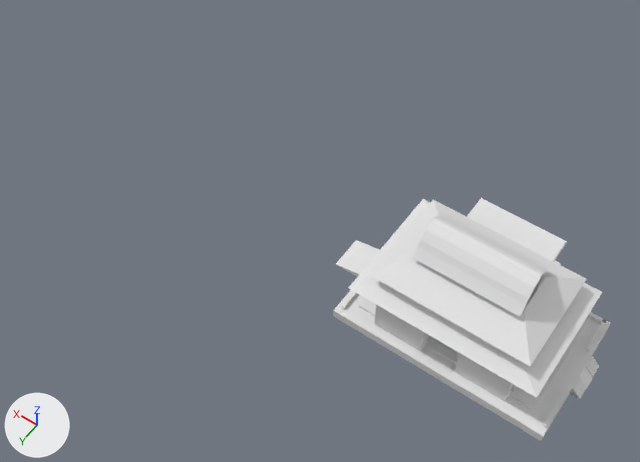
What one commit did to the Blender file 1_working/rongklang2.blend.
The view is the same before and after, from a 50 mm lens placed at (-221.0, 870.0, 1235.0), pointed at (357.0, 62.0, -35.0). Every picture has the same lights, and +X, +Y and +Z are marked at lower left.

The first picture shows 'Cube', 'Cylinder.010', 'Plane', 'bandai.001', 'ground', 'roof', 'roof2'.
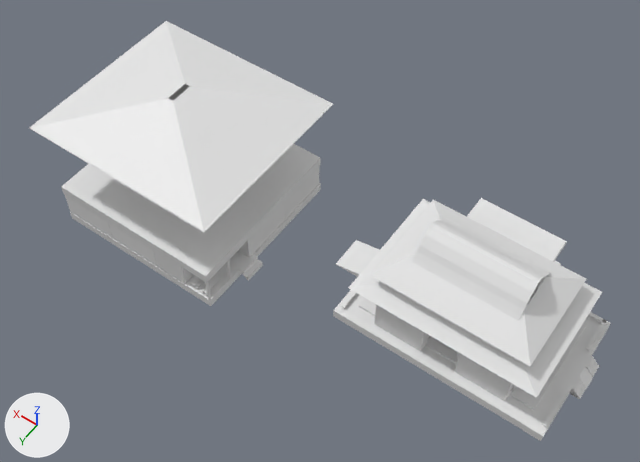
The newer file is also rescaled (x0.112), turned or shifted as a whole; pictures and numbers use the older file's frame.

Pixel boxes (x1, y1, x2, y2) of what changed, in the pictures (640 x 462 px):
'roof.001', added
    after: (29, 21, 333, 306)
'roof.002', added
    after: (61, 144, 321, 282)
'Plane', moved
    before: (412, 213, 552, 317)
    after: (412, 218, 551, 321)
'Cube.001', added
    after: (64, 167, 319, 266)
'Cube.005', added
    after: (153, 249, 194, 284)
'Cube.003', added
    after: (239, 254, 263, 281)
'table.001', added
    after: (189, 275, 223, 296)
'Cube.002', added
    after: (205, 260, 231, 300)

The change, as a diff of the scene's bpy script:
```diff
--- a/1_working/rongklang2.blend.py
+++ b/1_working/rongklang2.blend.py
@@ mat_material @@
+mat_material = diffuse_material('Material')
+mat_material.base_color = (0.8, 0.8, 0.8)  # white #e7e7e7
@@ me_cube_000 @@
+me_cube_000.from_pydata(...)  # 20 vertices, 11 faces; spans x -1.5..1.5, y -12.6..15.5, z -18.2..5.1
@@ me_cube @@
+me_cube.from_pydata(...)  # 352 vertices, 512 faces; spans x -9.67..3.24, y -6.71..6.64, z -2.96..-0.83
+me_cube.materials.append(mat_material)  # white #e7e7e7
@@ me_cube_011 @@
+me_cube_011.from_pydata(...)  # 4576 vertices, 6864 faces; spans x -23.0..29.0, y 45.0..196.0, z -385.0..-356.0
@@ me_cube_012 @@
+me_cube_012.from_pydata(...)  # 200 vertices, 150 faces; spans x -79.0..112.0, y -55.0..129.0, z -2.0..1.0
@@ me_cube_013 @@
+me_cube_013.from_pydata(...)  # 36 vertices, 30 faces; spans x 7.71..10.22, y -3.37..1.85, z -2.0..0.26
@@ me_cube_015 @@
+me_cube_015.from_pydata(...)  # 1192 vertices, 1088 faces; spans x 64.2..97.0, y -33.8..8.0, z -18.2..0.5
@@ me_cube_017 @@
+me_cube_017.from_pydata(...)  # a box spanning x -1.3..1.4, y -12.1..14.7, z -22.7..-21.2
@@ ob_plane @@
 ob_plane = bpy.data.objects.new('Plane', me_plane_001)
-ob_plane.location = (42.0, 408.0, 142.0)
+ob_plane.location = (42.0, 408.0, 130.0)
 ob_plane.scale = (-132.0, -76.3, -76.3)
@@ ob_roof_001 @@
+ob_roof_001 = bpy.data.objects.new('roof.001', me_cube_000)
+ob_roof_001.location = (689.0, 63.0, 44.0)
+ob_roof_001.rotation_euler = (0.0, 0.0, -3.142)  # degrees (0, 0, -180)
+ob_roof_001.scale = (141.0, 13.6, 13.6)
@@ ob_cube_001 @@
+ob_cube_001 = bpy.data.objects.new('Cube.001', me_cube)
+ob_cube_001.location = (683.0, 136.0, -99.0)
+ob_cube_001.rotation_euler = (0.0, 0.0, 1.571)  # degrees (0, 0, 90)
+ob_cube_001.scale = (27.9, 27.9, 27.9)
@@ ob_table_001 @@
+ob_table_001 = bpy.data.objects.new('table.001', me_cube_011)
+ob_table_001.location = (403.0, 94.0, -27.0)
+ob_table_001.rotation_euler = (0.0, 0.0, -1.571)  # degrees (0, 0, -90)
+ob_table_001.scale = (5.74, 2.23, 0.403)
@@ ob_cube_002 @@
+ob_cube_002 = bpy.data.objects.new('Cube.002', me_cube_012)
+ob_cube_002.location = (652.0, -27.0, -158.0)
+ob_cube_002.rotation_euler = (0.0, 0.0, 3.142)  # degrees (0, 0, 180)
+ob_cube_002.scale = (-1.96, -1.96, -24.9)
@@ ob_cube_003 @@
+ob_cube_003 = bpy.data.objects.new('Cube.003', me_cube_013)
+ob_cube_003.location = (406.0, 122.0, -185.0)
+ob_cube_003.scale = (8.96, 8.96, 8.96)
@@ ob_cube_005 @@
+ob_cube_005 = bpy.data.objects.new('Cube.005', me_cube_015)
+ob_cube_005.location = (9.0, 157.0, -109.0)
+ob_cube_005.scale = (8.58, 8.69, 4.04)
@@ ob_roof_002 @@
+ob_roof_002 = bpy.data.objects.new('roof.002', me_cube_017)
+ob_roof_002.location = (689.0, 63.0, 185.0)
+ob_roof_002.rotation_euler = (0.0, 0.0, -3.142)  # degrees (0, 0, -180)
+ob_roof_002.scale = (141.0, 13.6, 13.6)
```
